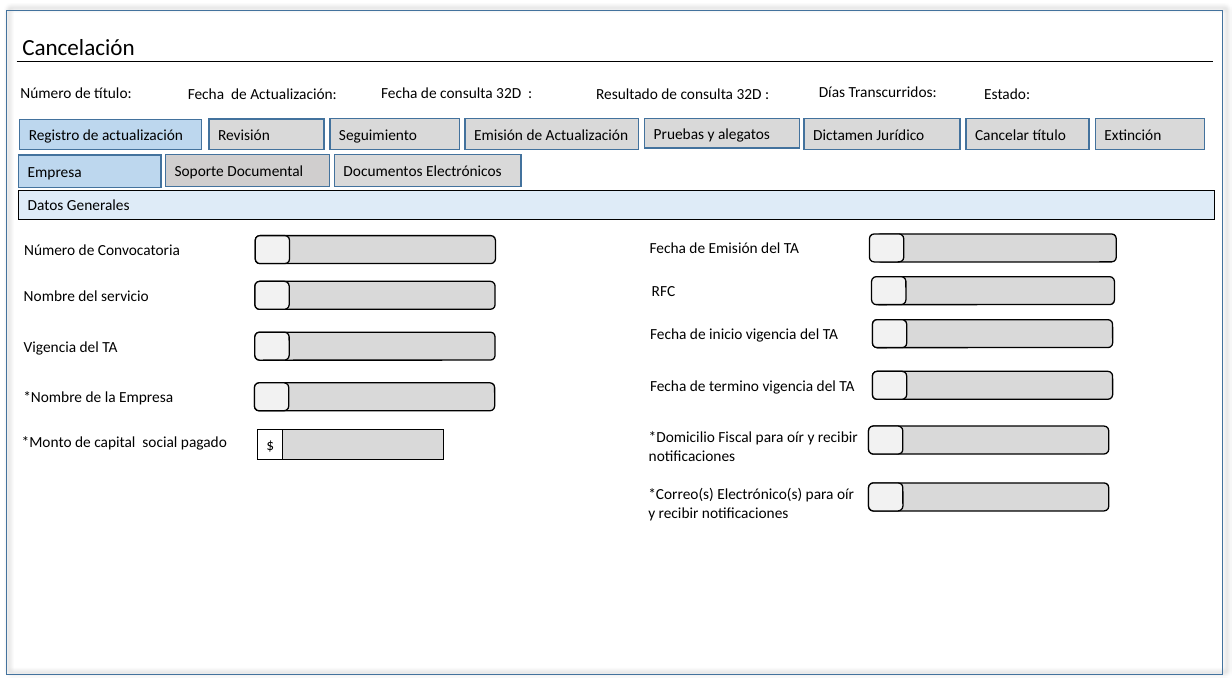
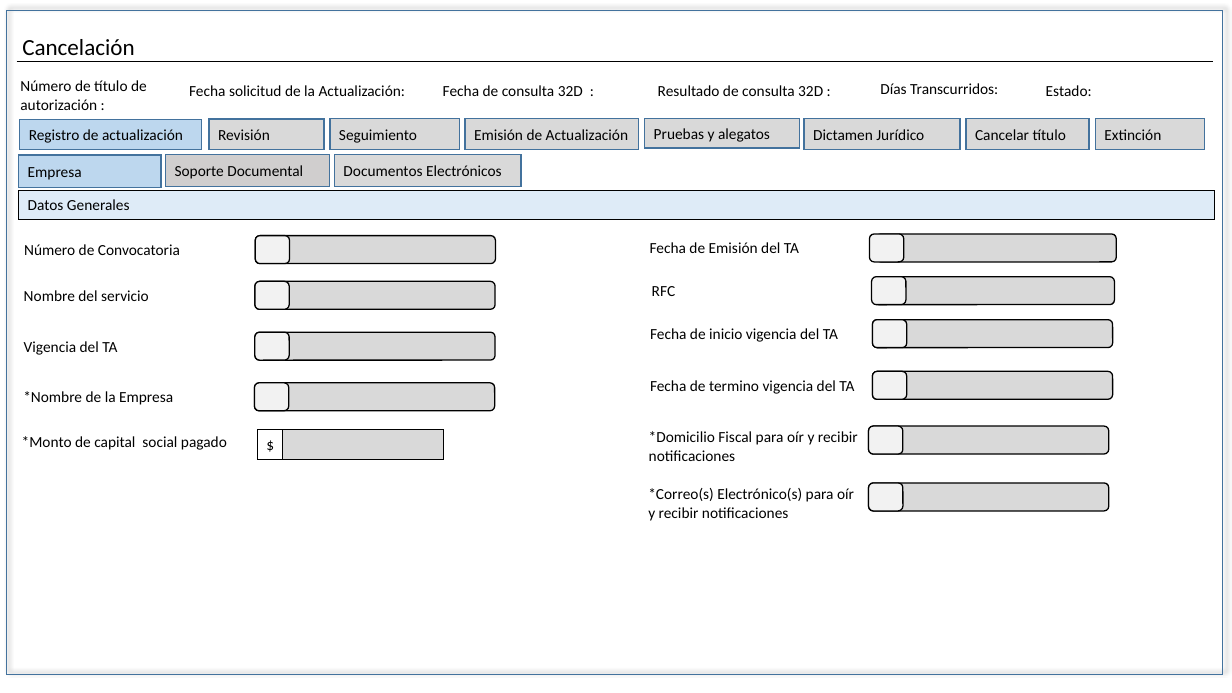
Before and after one commit to EDDIE83/Documentos, a slide deck: slide 2 of TAF 092019/Cancelación.pptx. Drawn at 1232x693 pixels with LibreOffice and Linux fonts; fonts in the diff are those of the drawing. Boxes give left, top, right and bottom in pixels: in the first picture for what was removed or moved away, otherwise in the second. Text is boxed around its words. In the diff, an @@ line names an element or a change of style, - is before the commit and + after.

```diff
--- a/TAF 092019/Cancelación.pptx
+++ b/TAF 092019/Cancelación.pptx
@@ text at <box>20,80,147,110</box>: text changed @@
-Número de título:
+Número de título de autorización :
@@ text at <box>189,85,406,96</box>: text changed @@
-Fecha de Actualización:
+Fecha solicitud de la Actualización:
@@ text "Fecha de consulta 32D :": place and size @@
-text "Fecha de consulta 32D :" at <box>381,87,521,98</box>
+text "Fecha de consulta 32D :" at <box>443,85,583,96</box>
@@ text "Resultado de consulta 32D :": place and size @@
-text "Resultado de consulta 32D :" at <box>596,88,762,99</box>
+text "Resultado de consulta 32D :" at <box>658,85,823,96</box>
@@ text "Días Transcurridos:": place and size @@
-text "Días Transcurridos:" at <box>819,86,937,97</box>
+text "Días Transcurridos:" at <box>880,83,998,94</box>
@@ text "Estado:": place and size @@
-text "Estado:" at <box>984,88,1030,99</box>
+text "Estado:" at <box>1046,85,1092,96</box>
```
Also in this commit, not shown: 11 other slides changed, 2 other files.
